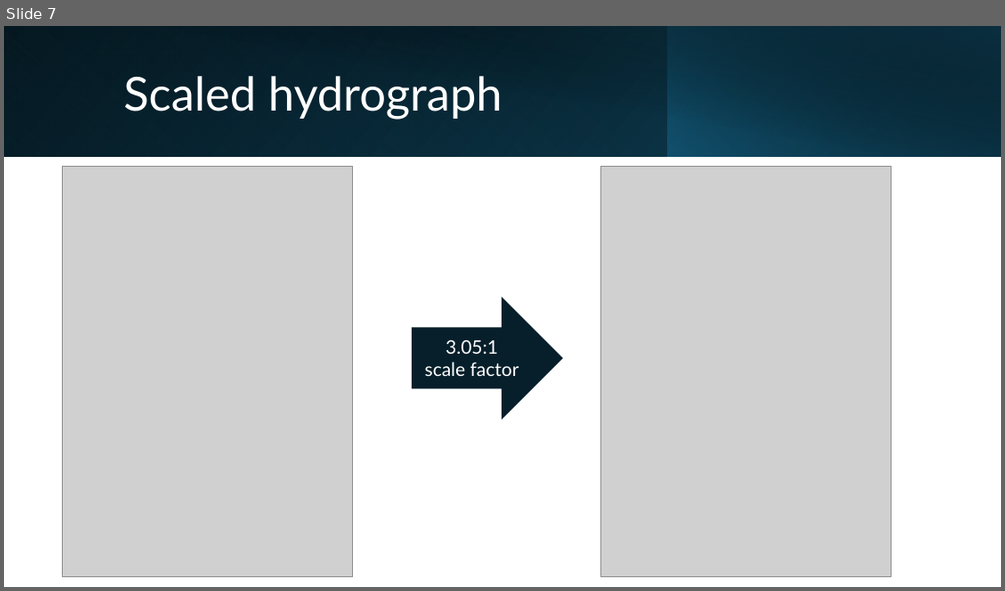
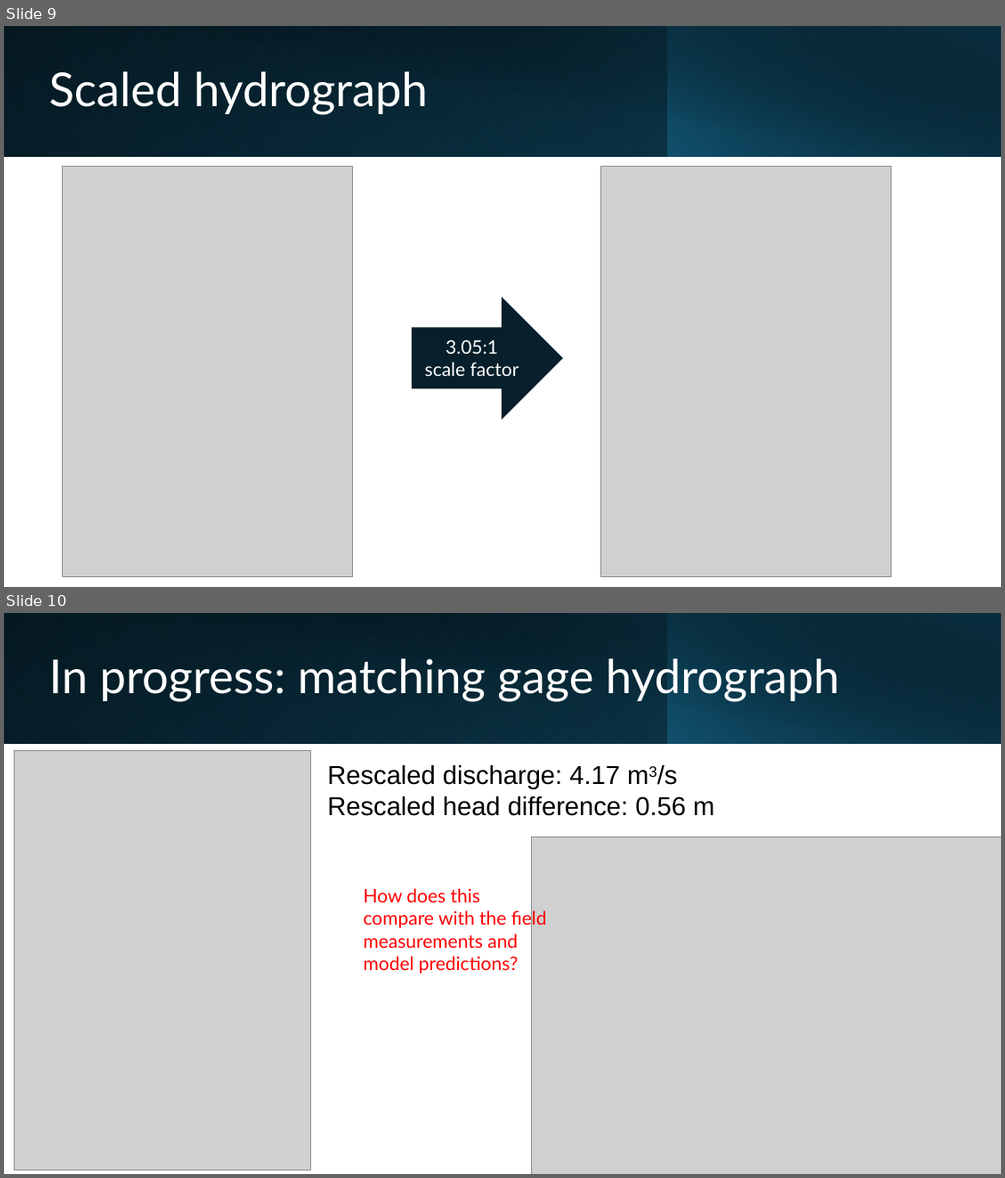
Before and after one commit to clairewang23/hre-model, a slide deck: Presentations/HRE culvert scale model.pptx. Shown one above the other, each under a label of ours: slide 7 before the commit, slides 9 and 10 after it. The pictures are 1005x591 and 1005x1178 pixels, drawn with LibreOffice and Linux fonts; fonts in the diff are those of the drawing; grey boxes stand for pictures. Boxes give left, top, right and bottom in pixels: in the first picture for what was removed or moved away, otherwise in the second. Text is boxed around its words. In the diff, an @@ line names an element or a change of style, - is before the commit and + after.

```diff
--- a/Presentations/HRE culvert scale model.pptx
+++ b/Presentations/HRE culvert scale model.pptx
@@ slide 10 added at (4,613,1001,1174), background #FFFFFF @@
@@ rectangle added at (4,613,1001,743), fill gradient #000000 to #104862 @@
@@ rectangle added at (4,613,668,743), fill gradient #156082 to #0B3041 @@
@@ rectangle added at (41,613,1001,744), fill gradient #000000 to #0B3041 @@
@@ rectangle added at (667,613,1001,743), fill gradient #156082 to #000000 @@
@@ title added at (49,658,840,701), 45 pt, text #FFFFFF @@
+In progress: matching gage hydrograph
@@ picture added at (14,750,310,1169) @@
@@ text added at (327,765,714,816), 25 pt, text #000000 @@
+Rescaled discharge: 4.17 m3/s
+Rescaled head difference: 0.56 m
@@ picture added at (531,836,1001,1174) @@
@@ text added at (364,888,547,973), 18 pt, text #FF0000 @@
+How does this compare with the field measurements and model predictions?
@@ what was slide 7 is now slide 9 @@
@@ slide 9 changed as well @@
@@ title "Scaled hydrograph": place and size @@
-title "Scaled hydrograph" at (123,76,502,119)
+title "Scaled hydrograph" at (49,71,428,114)
```
Also in this commit, not shown: 6 other slides changed, 2 other slides added, 5 other files.
